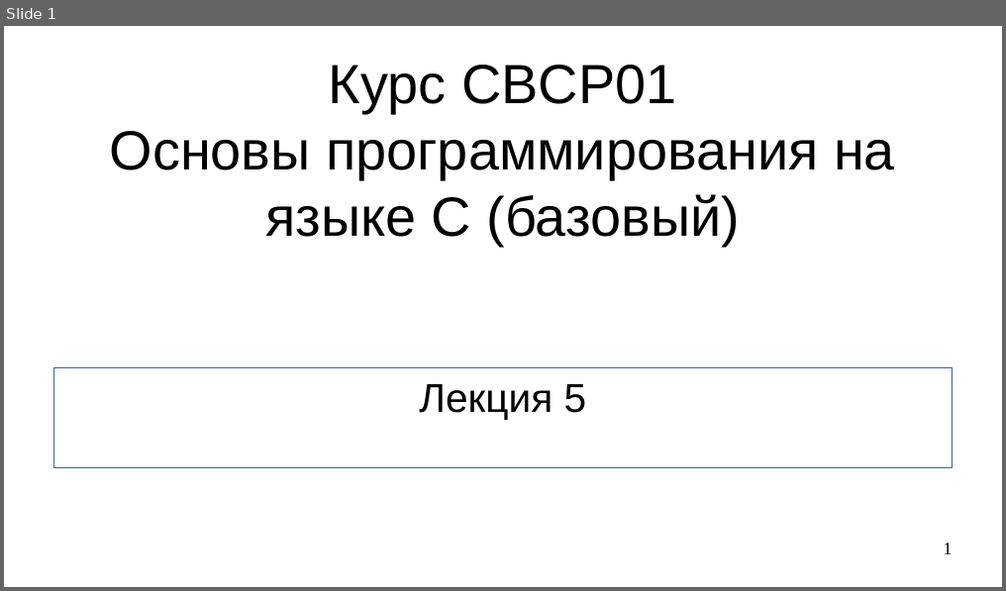
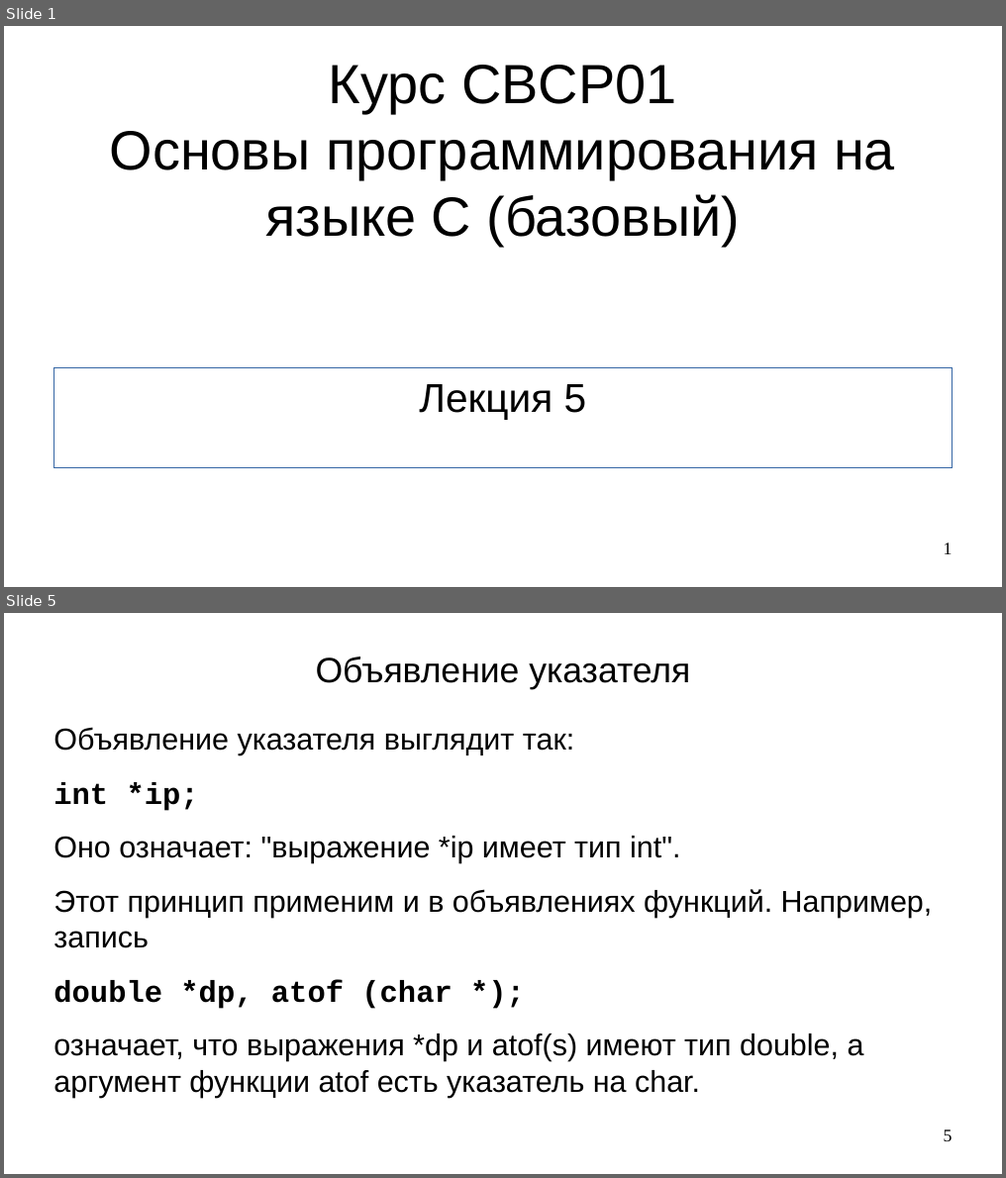
Before and after one commit to steelcraft/stud-lab, a slide deck: Лекции/CBCP01#L5.odp. Shown one above the other, each under a label of ours: slide 1 before the commit, slides 1 and 5 after it; the slides between them are not shown. The pictures are 1006x591 and 1006x1178 pixels, drawn with LibreOffice and Linux fonts; fonts in the diff are those of the drawing. Boxes give left, top, right and bottom in pixels: in the first picture for what was removed or moved away, otherwise in the second. Text is boxed around its words. In the diff, an @@ line names an element or a change of style, - is before the commit and + after.

```diff
--- a/Лекции/CBCP01#L5.odp
+++ b/Лекции/CBCP01#L5.odp
@@ slide 5 added at (4,613,1002,1174), background #FFFFFF @@
@@ title added at (316,657,690,689), 28 pt, text #000000 @@
+Объявление указателя
@@ text added at (54,727,933,1098), 24 pt, text #000000 @@
+Объявление указателя выглядит так:
+int *ip;
+Оно означает: "выражение *ip имеет тип int".
+Этот принцип применим и в объявлениях функций. Например, запись
+double *dp, atof (char *);
+означает, что выражения *dp и atof(s) имеют тип double, а аргумент функции atof есть указатель на char.
@@ page number added at (944,1130,952,1142), 14 pt, text #000000 @@
+5
```
Also in this commit, not shown: 17 other slides added.
